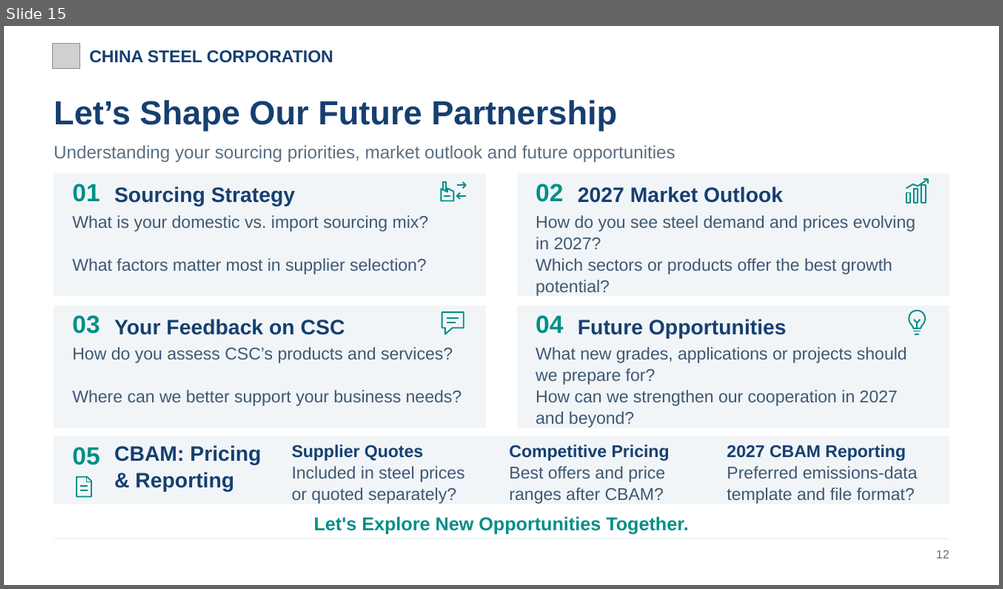
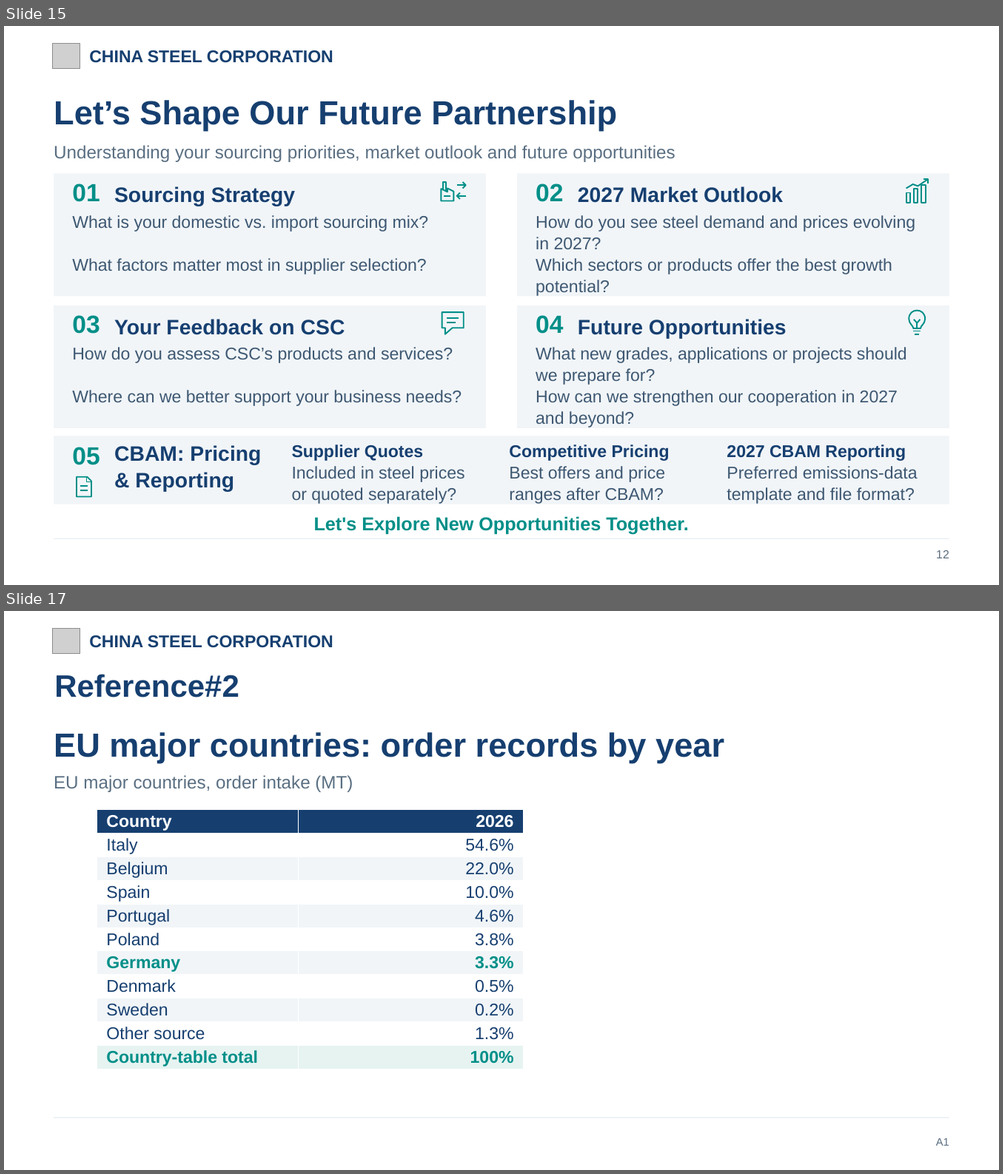
Before and after one commit to evawang0328/csc-germany-uk-trip-2026, a slide deck: CSC_Europe_Nov2026_20261109.pptx. Shown one above the other, each under a label of ours: slide 15 before the commit, slides 15 and 17 after it; the slides between them are not shown. The pictures are 1003x589 and 1003x1174 pixels, drawn with LibreOffice and Linux fonts; fonts in the diff are those of the drawing; grey boxes stand for pictures. Boxes give left, top, right and bottom in pixels: in the first picture for what was removed or moved away, otherwise in the second. Text is boxed around its words. In the diff, an @@ line names an element or a change of style, - is before the commit and + after.

```diff
--- a/CSC_Europe_Nov2026_20261109.pptx
+++ b/CSC_Europe_Nov2026_20261109.pptx
@@ slide 17 added at bbox=[4, 611, 999, 1170], background #FFFFFF @@
@@ picture added at bbox=[53, 628, 81, 653] @@
@@ text added at bbox=[89, 635, 333, 648], 16.5 pt, text #163F70, bold @@
+CHINA STEEL CORPORATION
@@ text added at bbox=[54, 674, 239, 698], 30 pt, text #163F70, bold @@
+Reference#2
@@ text added at bbox=[54, 732, 724, 763], 32.2 pt, text #163F70, bold @@
+EU major countries: order records by year
@@ text added at bbox=[54, 775, 353, 792], 17.2 pt, text #5A6F82 @@
+EU major countries, order intake (MT)
@@ table added at bbox=[97, 810, 523, 1070], 11 rows, 2 columns @@
+Country | 2026
+Italy | 54.6%
+Belgium | 22.0%
+Spain | 10.0%
+Portugal | 4.6%
+Poland | 3.8%
+Germany | 3.3%
+Denmark | 0.5%
+Sweden | 0.2%
+Other source | 1.3%
+Country-table total | 100%
@@ rectangle added at bbox=[54, 1118, 949, 1119], fill #DCE6EE @@
@@ text added at bbox=[936, 1139, 949, 1146], 10.5 pt, text #5A6F82 @@
+A1
```
Also in this commit, not shown: 5 slides changed, 1 other slide added, 1 other file.
